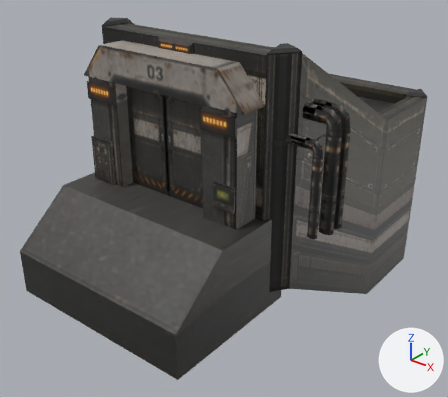
The COLLADA model art/meshes/structural/common_mars/bunker.dae, before and after one commit.
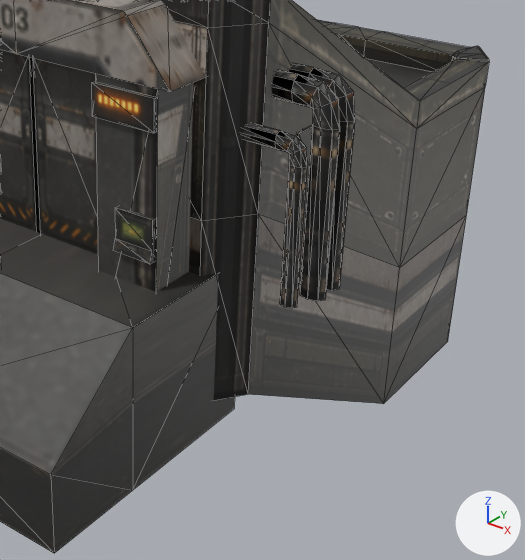
Old and new are each drawn whole from a 50 mm lens placed at (25.6, -37.6, 17.8), pointed at (-0.7, -4.7, -2.7) and again close up on the part from 33% to 100% of the width and 16% to 97% of the height. The axes (+X, +Y, +Z) are drawn at lower right. The lights are the same throughout. The first two pictures are the older version. The close-ups show mesh edges as thin lines. Where no turn or scale is listed for an object, it has been applied to the vertices. Vertices at exactly the same position are counted once.

Objects in the first close-up: 'stable'.
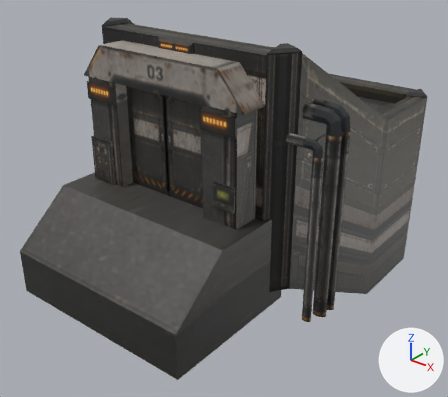
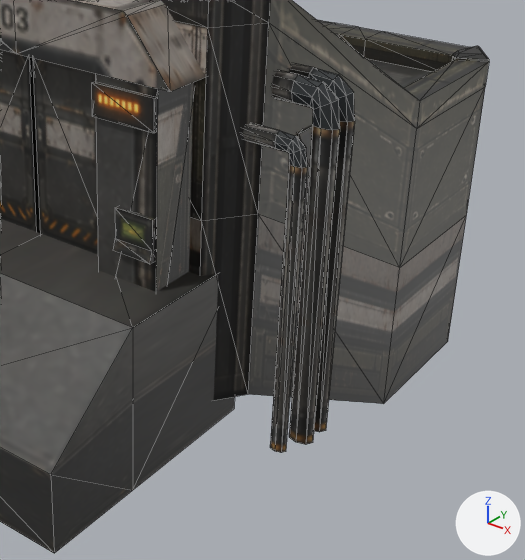
Where the change shows, as pixel boxes (x1, y1, x2, y2) in the close-ups (525 x 560 px; the box of a moved part takes in the faces that stretch with it):
part 1 of me_cubo_007, moved or reshaped: before (280, 121, 355, 308); after (270, 121, 355, 453)
part 2 of me_cubo_007, surface changed: before (242, 63, 429, 308); after (242, 63, 429, 453)

Diff of the bpy script that builds the scene:
```diff
--- a/art/meshes/structural/common_mars/bunker.dae.py
+++ b/art/meshes/structural/common_mars/bunker.dae.py
@@ me_cubo_007 @@
 me_cubo_007.from_pydata(...)  # 656 vertices, 1014 faces; spans x -10.5..10.3, y -18.6..12.6, z -12.1..10.5
 # used by ob_stable; location = (0.0, 0.0, 0.0)
+# me_cubo_007 part 1: all 24 vertices in x 9.2..10.3, y -9.3..-6.7, z -0.5 are moved by (0.0, 0.0, -6.0)
+# me_cubo_007 part 2: 484 kept faces spanning x -10.5..10.3, y -9.3..10.7, z -9.3..9.2 get new texture (UV) coordinates
 me_cubo_007.materials.append(mat_material_001)
```
